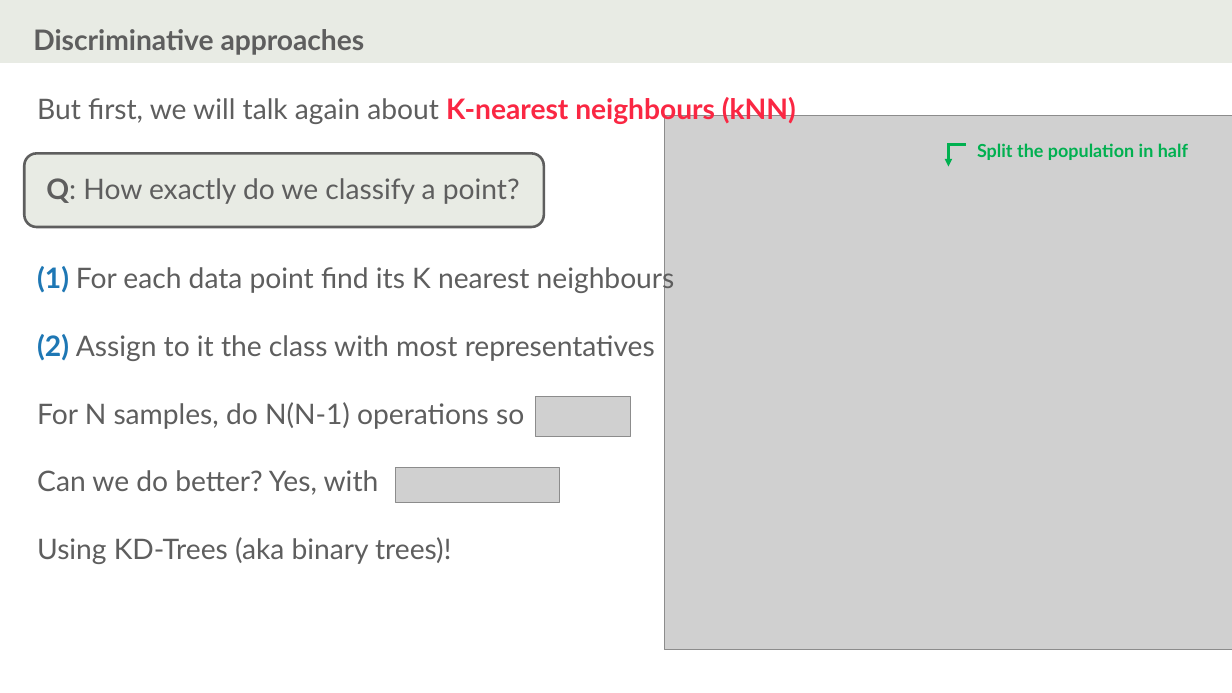
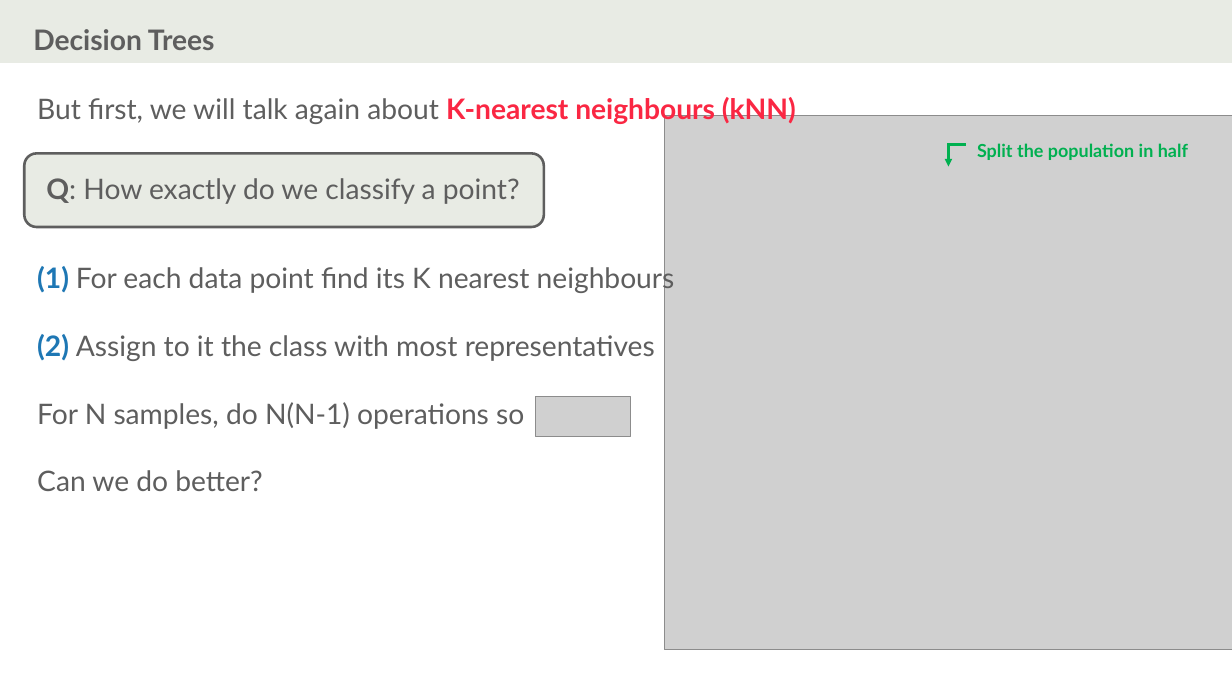
Before and after one commit to ISLA-Grenoble/2024-main, a slide deck: slide 11 of slides/CM07/2023/CM7-draft.pptx. Drawn at 1232x693 pixels with LibreOffice and Linux fonts; fonts in the diff are those of the drawing; grey boxes stand for pictures. Boxes give left, top, right and bottom in pixels: in the first picture for what was removed or moved away, otherwise in the second. Text is boxed around its words. In the diff, an @@ line names an element or a change of style, - is before the commit and + after.

```diff
--- a/slides/CM07/2023/CM7-draft.pptx
+++ b/slides/CM07/2023/CM7-draft.pptx
@@ text at bbox=[33, 29, 215, 50]: text changed @@
-Discriminative approaches
+Decision Trees
@@ text at bbox=[37, 470, 262, 491]: text changed @@
-Can we do better? Yes, with
-Using KD-Trees (aka binary trees)!
+Can we do better?
@@ picture removed at bbox=[396, 468, 560, 503] @@
```
Also in this commit, not shown: 10 other slides changed, 22 slides added, 1 slide removed, 29 other files.
